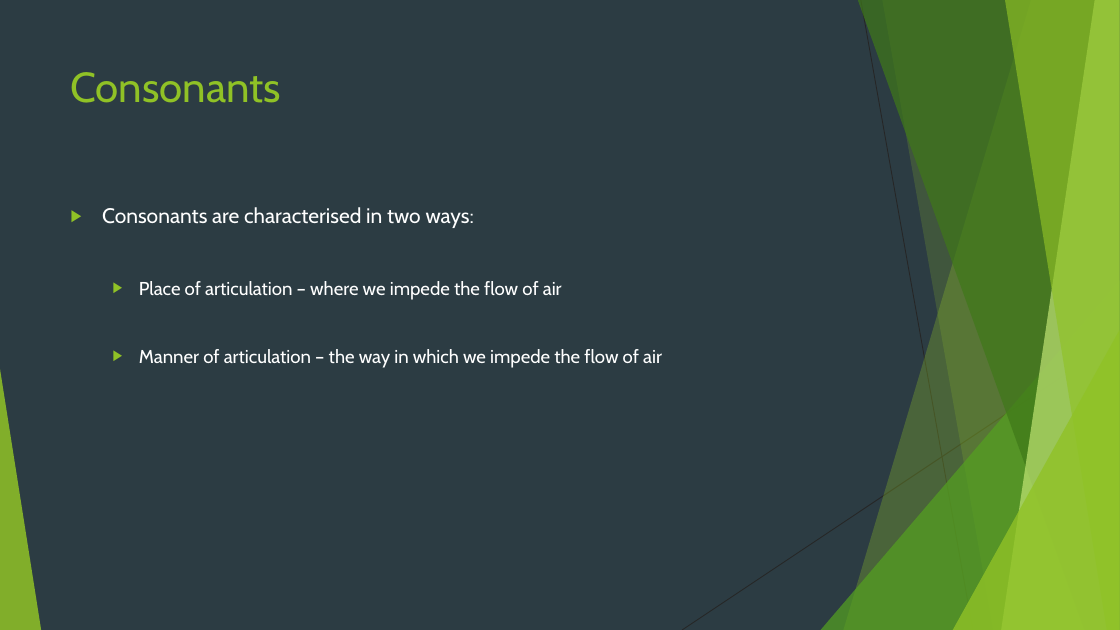
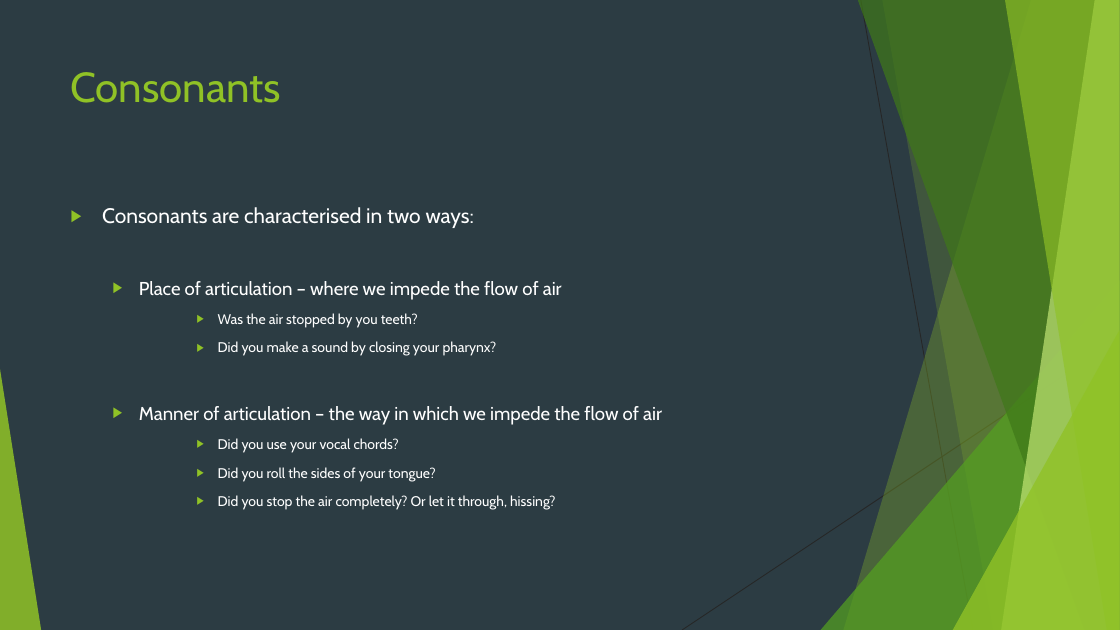
Before and after one commit to krownniuqjk/Lectures, a slide deck: slide 12 of Short Course in Linguistics Wk 1.pptx (slide 11 before the commit). Drawn at 1120x630 pixels with LibreOffice and Linux fonts; fonts in the diff are those of the drawing. Boxes give left, top, right and bottom in pixels: in the first picture for what was removed or moved away, otherwise in the second. Text is boxed around its words. In the diff, an @@ line names an element or a change of style, - is before the commit and + after.

```diff
--- a/Short Course in Linguistics Wk 1.pptx
+++ b/Short Course in Linguistics Wk 1.pptx
@@ text at (218, 313, 497, 356): paragraphs added @@
+      ▶ Was the air stopped by you teeth?
+      ▶ Did you make a sound by closing your pharynx?
@@ text at (218, 438, 555, 510): paragraphs added @@
+      ▶ Did you use your vocal chords?
+      ▶ Did you roll the sides of your tongue?
+      ▶ Did you stop the air completely? Or let it through, hissing?
```
Also in this commit, not shown: 4 slides added.
